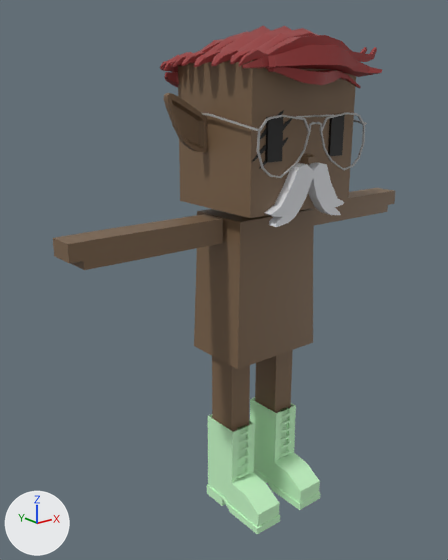
The FBX model mustachiorascals/fbx/abd92ab8-ecef-4384-9cce-d8f68860976d.fbx, before and after one commit.
Both versions are drawn from a 50 mm lens placed at (-0.0248, -0.0267, 0.026), pointed at (-0.0018, 0.002, 0.0146). Arrows for +X, +Y and +Z are at lower left; the lights stay in place. Where no turn or scale is listed for an object, it has been applied to the vertices.

In view in the first picture: 'e_9', 'ew_aviator_2', 'eye_3', 'f_high_boots', 'h_sidepart', 'm_b', 'mustachio_arms', 'mustachio_body', 'mustachio_head', 'mustachio_legs'.
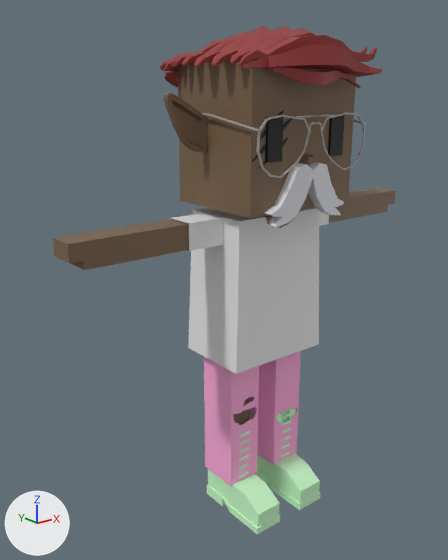
The edits, one by one:
Material 'upper_garment_1' (mat_upper_garment_1) is new.
Its base color is (0.8, 0.8, 0.8) (white #e7e7e7).
Material 'lower_garment' (mat_lower_garment) is new.
Its base color is (1.0, 0.412, 0.706) (pink #ffacdb).
Mesh me_mesh_011 is new.
It has 230 vertices, 212 faces and spans x -0.00349..0.00349, y -0.0013..0.00353, z 0.00994..0.01894.
It uses material mat_upper_garment_1 (white #e7e7e7).
Mesh me_mesh_012 is new.
It has 24 vertices, 18 faces and spans x -0.00561..0.00561, y 0.00027..0.00209, z 0.01737..0.01893.
It uses material mat_upper_garment_1 (white #e7e7e7).
Mesh me_mesh_003_1 is new.
It has 277 vertices, 244 faces and spans x -0.00297..0.00299, y -0.00021..0.00257, z 0.0014..0.01069.
It uses material mat_lower_garment (pink #ffacdb).
Object 'c_shirt_1' (ob_c_shirt_1) is new; it shows me_mesh_011.
Its location is (0.0, 0.0, 0.0).
Object 'c_shirt_2' (ob_c_shirt_2) is new; it shows me_mesh_012.
Its location is (0.0, 0.0, 0.0).
Object 'c_rippedjeans' (ob_c_rippedjeans) is new; it shows me_mesh_003_1.
Its location is (0.0, 0.0, 0.0).

What differs and where, as boxes (x1, y1, x2, y2) in the pictures (448 x 560 px):
'c_shirt_1', added: after (188, 207, 319, 374)
'c_rippedjeans', added (pink): after (204, 351, 301, 486)
'c_shirt_2', added: after (170, 211, 329, 251)
'mustachio_body', unchanged, covered by the edit: before (194, 209, 314, 369); after (264, 215, 294, 228)
'mustachio_legs', unchanged, covered by the edit: before (212, 350, 293, 432); after (233, 398, 249, 425)
